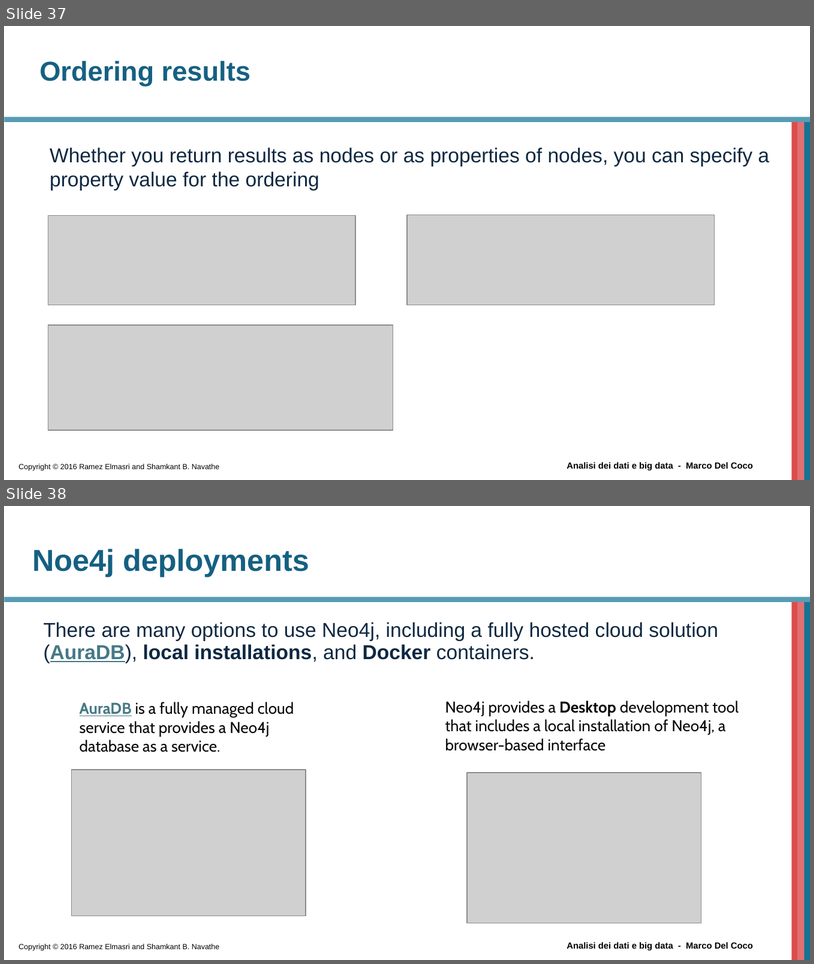
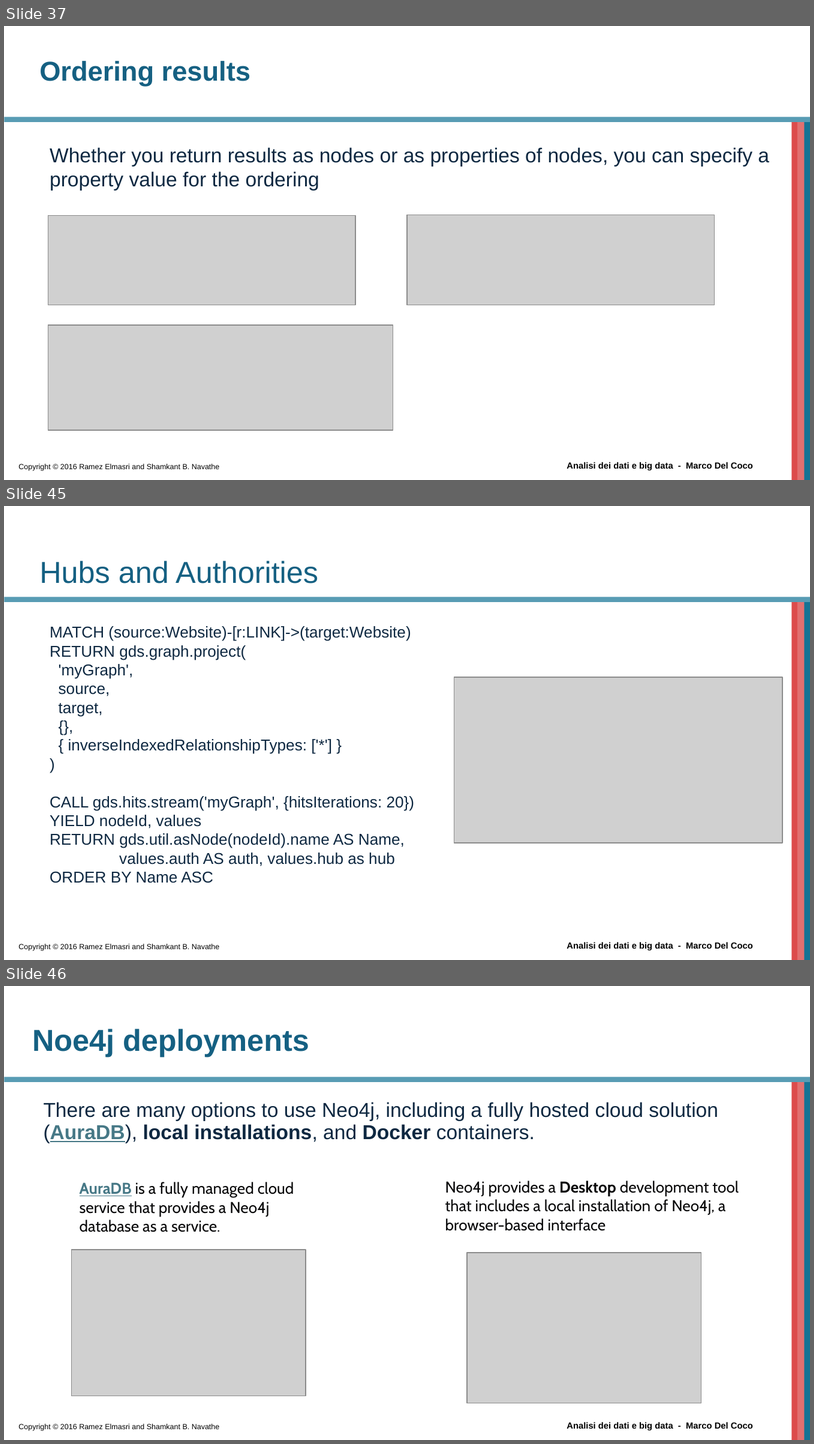
Before and after one commit to beppe2hd/AnalisiDati_BigData, a slide deck: materials/Introduction to Cypher.pptx. Shown one above the other, each under a label of ours: slides 37 and 38 before the commit, slides 37, 45 and 46 after it; the slides between them are not shown. The pictures are 814x964 and 814x1444 pixels, drawn with LibreOffice and Linux fonts; fonts in the diff are those of the drawing; grey boxes stand for pictures; background and template pictures are left out. Boxes give left, top, right and bottom in pixels: in the first picture for what was removed or moved away, otherwise in the second. Text is boxed around its words. In the diff, an @@ line names an element or a change of style, - is before the commit and + after.

```diff
--- a/materials/Introduction to Cypher.pptx
+++ b/materials/Introduction to Cypher.pptx
@@ slide 45 added at (x1=4, y1=506, x2=810, y2=960), background #FFFFFF; not listed: 6 template elements that a slide beside it also shows @@
@@ title added at (x1=39, y1=561, x2=318, y2=583), 27 pt, text #156082 @@
+Hubs and Authorities
@@ text added at (x1=50, y1=626, x2=415, y2=883), 14 pt, text #0E2841 @@
+MATCH (source:Website)-[r:LINK]->(target:Website)
+RETURN gds.graph.project(
+'myGraph',
+source,
+target,
+{},
+{ inverseIndexedRelationshipTypes: ['*'] }
+)
+CALL gds.hits.stream('myGraph', {hitsIterations: 20})
+YIELD nodeId, values
+RETURN gds.util.asNode(nodeId).name AS Name,
+values.auth AS auth, values.hub as hub
+ORDER BY Name ASC
@@ picture added at (x1=454, y1=677, x2=783, y2=842) @@
@@ what was slide 38 is now slide 46 @@
```
Also in this commit, not shown: 1 slide changed, 7 other slides added, 8 other files.
